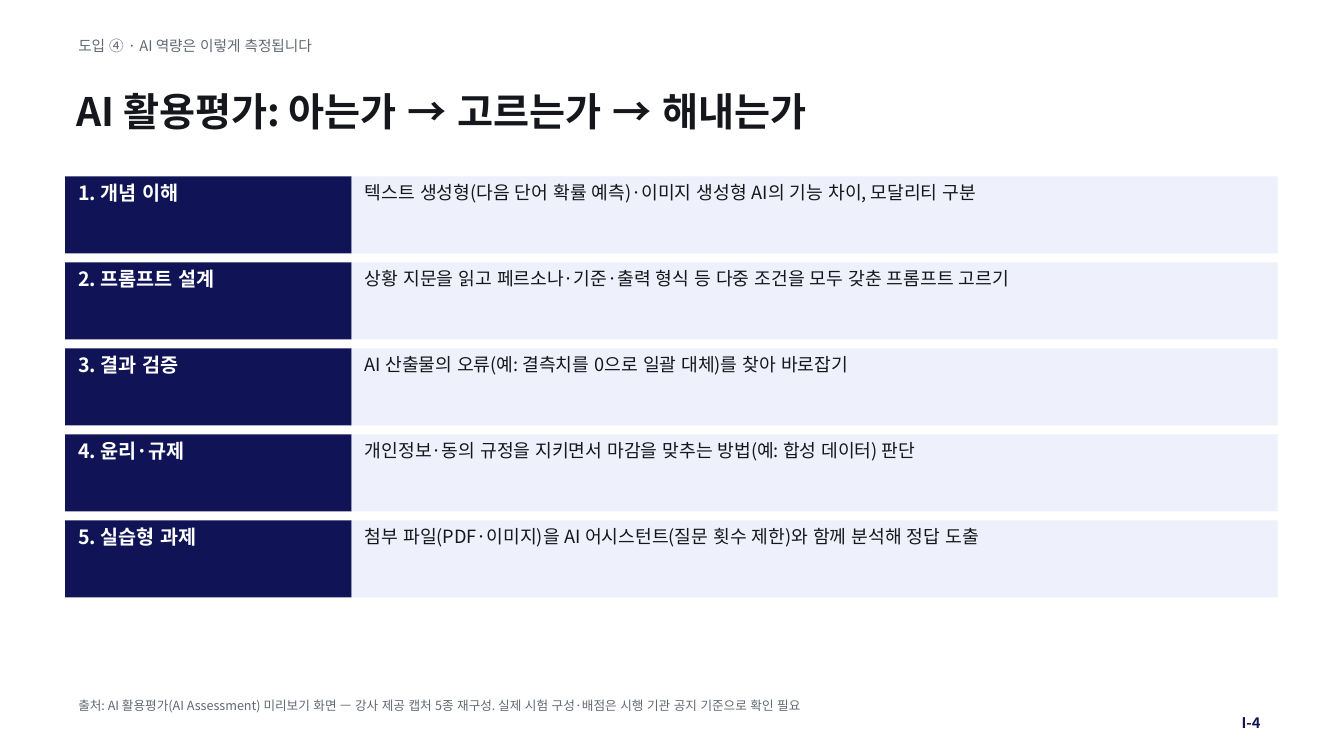
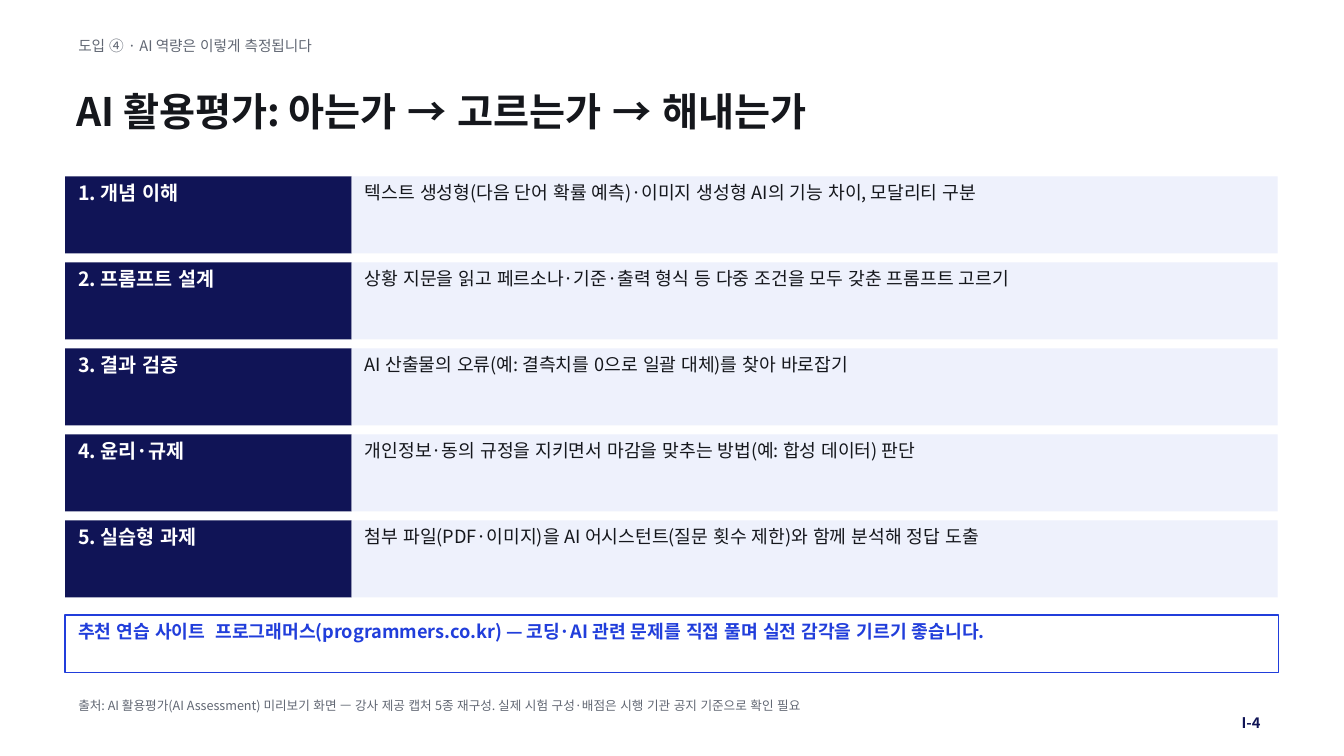
Before and after one commit to eunkyoungAn/-, a slide deck: slide 6 of output/AI실무활용교육_도입부추가_초안.pptx. Drawn at 1344x756 pixels with LibreOffice and Linux fonts; fonts in the diff are those of the drawing. Boxes give left, top, right and bottom in pixels: in the first picture for what was removed or moved away, otherwise in the second. Text is boxed around its words. In the diff, an @@ line names an element or a change of style, - is before the commit and + after.

```diff
--- a/output/AI실무활용교육_도입부추가_초안.pptx
+++ b/output/AI실무활용교육_도입부추가_초안.pptx
@@ rectangle added at (66,615,1279,673), outline #213EDB 1 pt, 13 pt, text #213EDB, bold @@
+추천 연습 사이트 프로그래머스(programmers.co.kr) — 코딩·AI 관련 문제를 직접 풀며 실전 감각을 기르기 좋습니다.
```
Also in this commit, not shown: 2 other slides changed.
